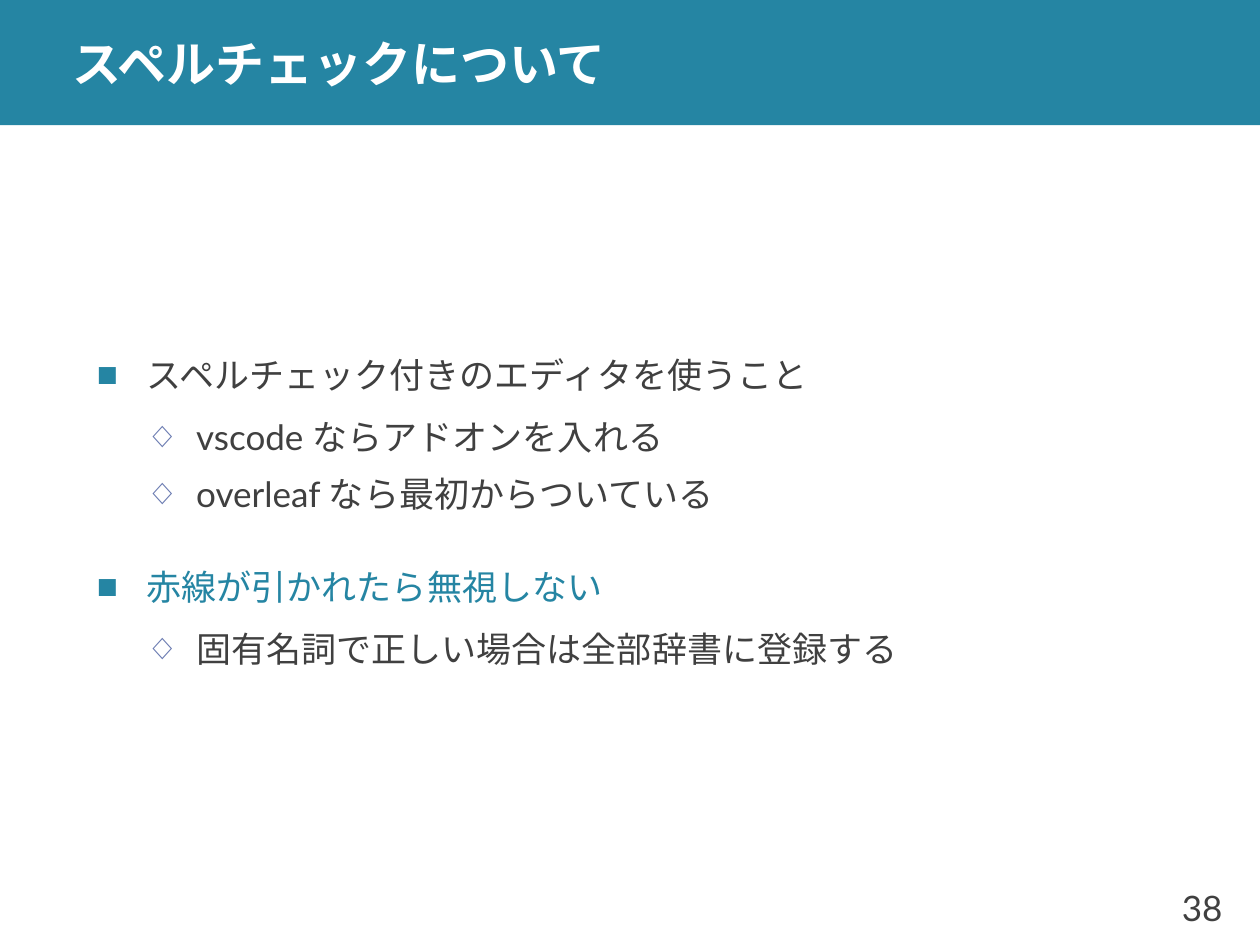
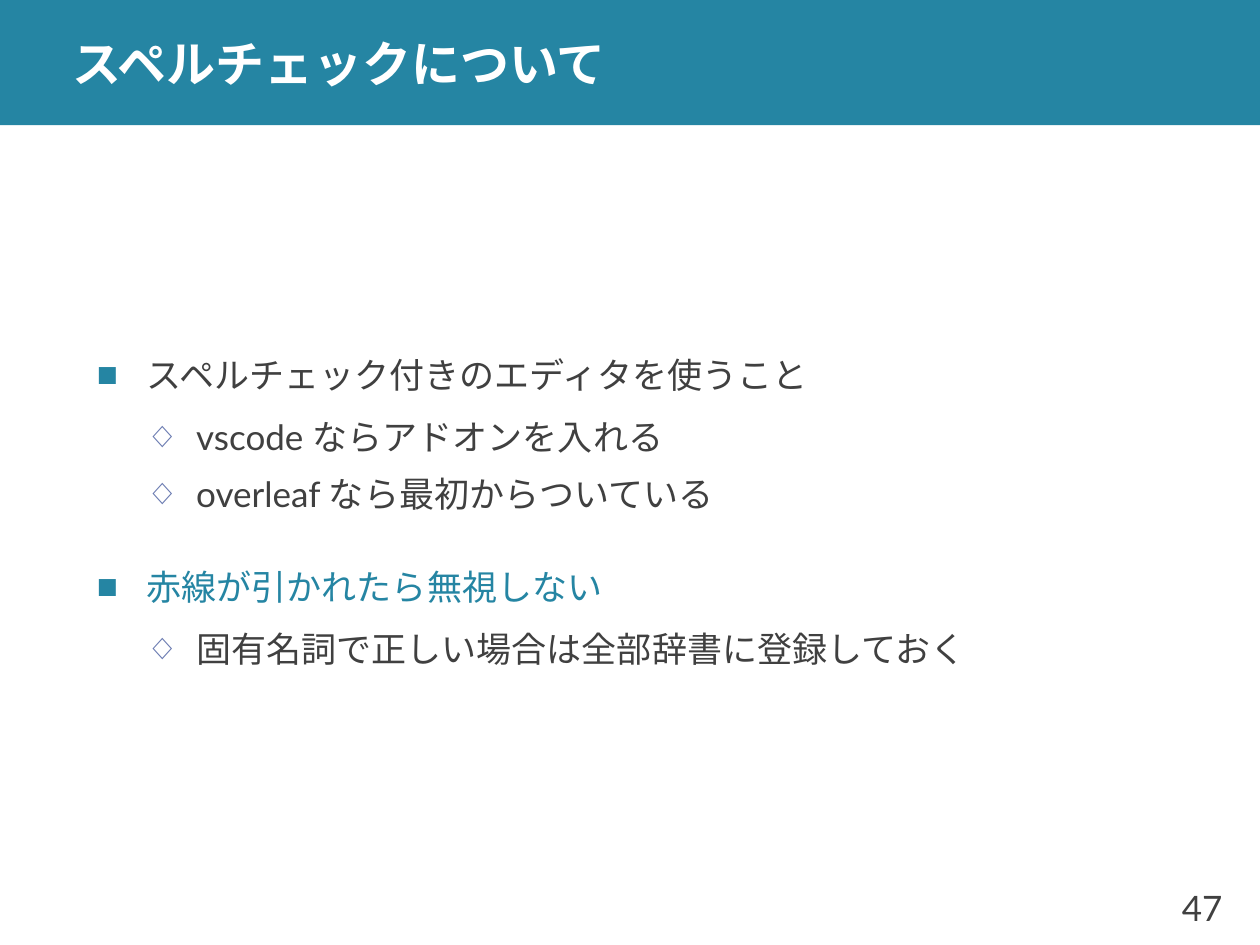
Before and after one commit to shioya-lab/how-to, a slide deck: slide 47 of translation.pptx (slide 38 before the commit). Drawn at 1260x945 pixels with LibreOffice and Linux fonts; fonts in the diff are those of the drawing. Boxes give left, top, right and bottom in pixels: in the first picture for what was removed or moved away, otherwise in the second. Text is boxed around its words. In the diff, an @@ line names an element or a change of style, - is before the commit and + after.

```diff
--- a/translation.pptx
+++ b/translation.pptx
@@ text at <box>196,632,965,665</box>: text changed @@
-  ◇ 固有名詞で正しい場合は全部辞書に登録する
+  ◇ 固有名詞で正しい場合は全部辞書に登録しておく
@@ page number at <box>1182,896,1223,921</box>: text changed @@
-38
+47
```
Also in this commit, not shown: 14 other slides changed, 6 slides added, 1 slide removed, 2 other files.
